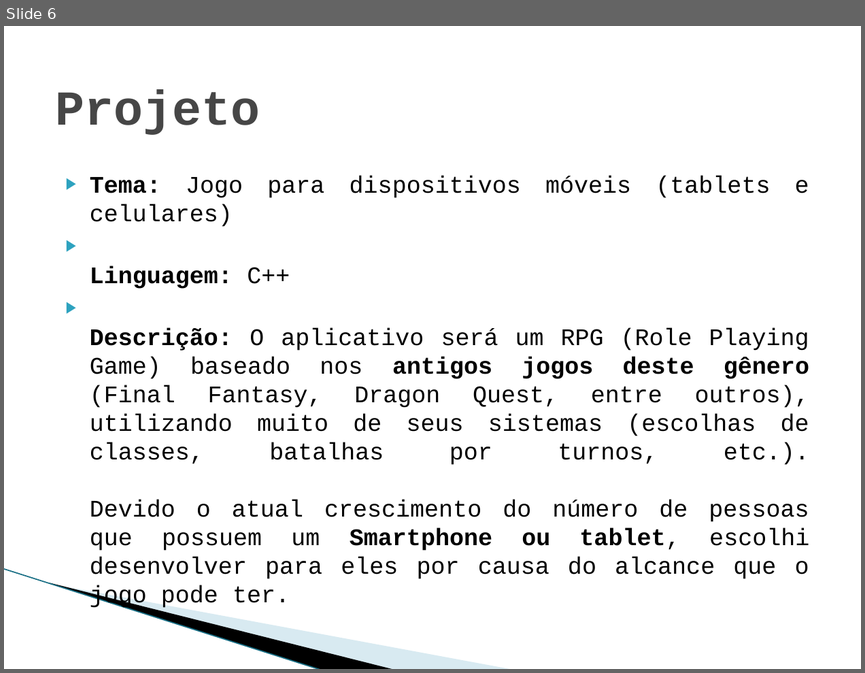
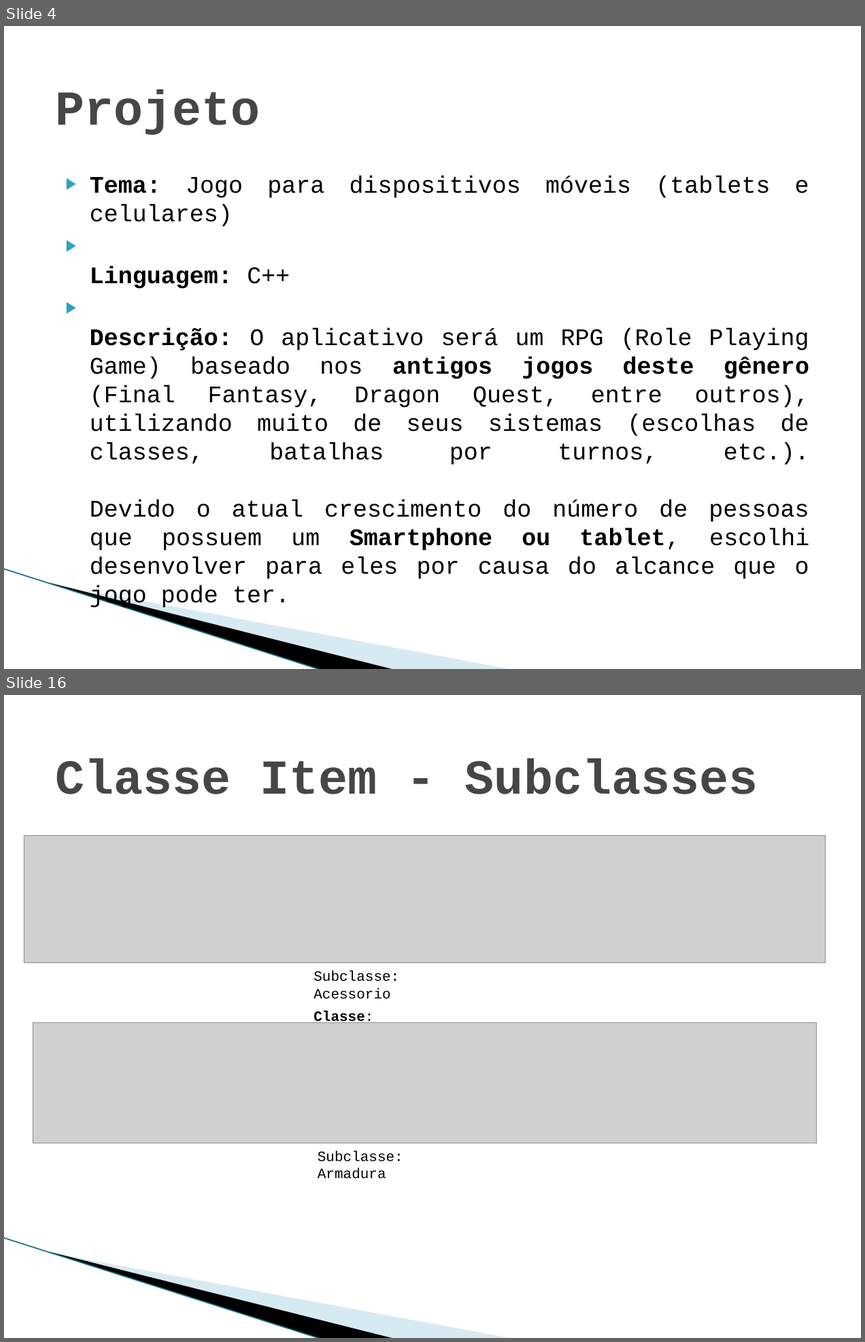
Before and after one commit to Sairaf/RPG, a slide deck: Trabalho final Prog2.pptx. Shown one above the other, each under a label of ours: slide 6 before the commit, slides 4 and 16 after it; the slides between them are not shown. The pictures are 865x673 and 865x1342 pixels, drawn with LibreOffice and Linux fonts; fonts in the diff are those of the drawing; grey boxes stand for pictures; background and template pictures are left out. Boxes give left, top, right and bottom in pixels: in the first picture for what was removed or moved away, otherwise in the second. Text is boxed around its words. In the diff, an @@ line names an element or a change of style, - is before the commit and + after.

```diff
--- a/Trabalho final Prog2.pptx
+++ b/Trabalho final Prog2.pptx
@@ slide 16 added at (4, 695, 861, 1338), background picture (left out); not listed: 3 template elements that a slide beside it also shows @@
@@ title added at (55, 759, 757, 794), 41 pt, text #464646, bold @@
+Classe Item - Subclasses
@@ picture added at (24, 836, 825, 962) @@
@@ text added at (313, 970, 399, 999), 12 pt, text #000000 @@
+Subclasse: Acessorio
@@ text added at (313, 1011, 373, 1023), 12 pt, text #000000 @@
+Classe: Acessórios
@@ picture added at (33, 1022, 816, 1143) @@
@@ text added at (317, 1151, 403, 1178), 12 pt, text #000000 @@
+Subclasse: Armadura
@@ what was slide 6 is now slide 4 @@
```
Also in this commit, not shown: 6 slides changed, 13 other slides added, 2 slides removed.
